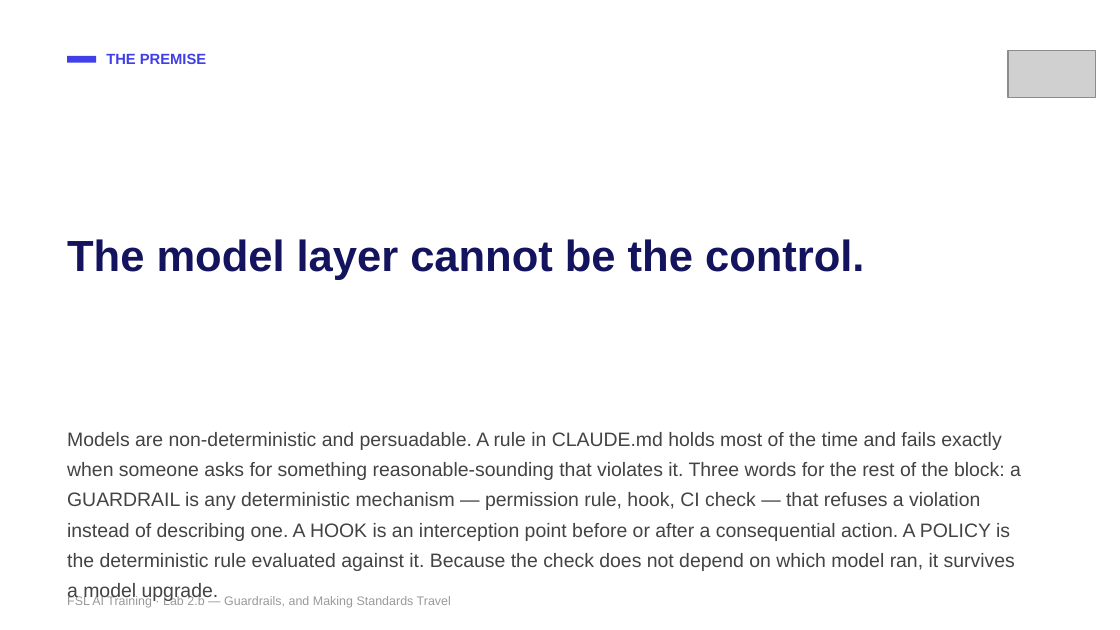
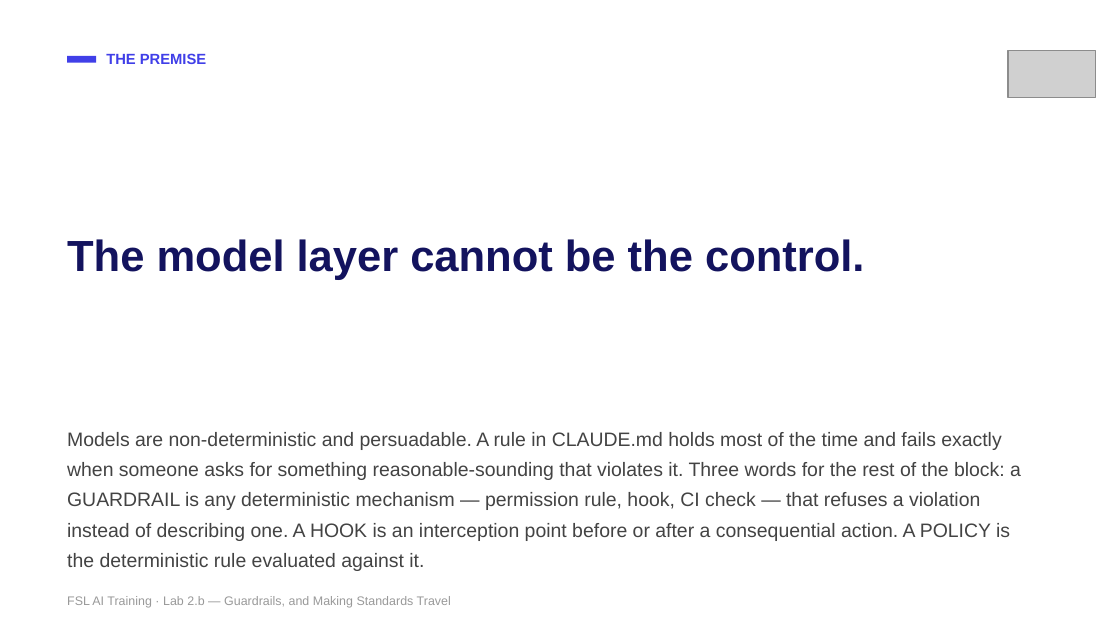
Before and after one commit to mike-tajmajer-fullstacklabs/fsl-taskboard-lab, a slide deck: slide 4 of docs/instructor/lab-2b-guardrails.pptx. Drawn at 1120x630 pixels with LibreOffice and Linux fonts; fonts in the diff are those of the drawing; grey boxes stand for pictures. Boxes give left, top, right and bottom in pixels: in the first picture for what was removed or moved away, otherwise in the second. Text is boxed around its words. In the diff, an @@ line names an element or a change of style, - is before the commit and + after.

```diff
--- a/docs/instructor/lab-2b-guardrails.pptx
+++ b/docs/instructor/lab-2b-guardrails.pptx
@@ text at (67,432,1021,541): text changed @@
-Models are non-deterministic and persuadable. A rule in CLAUDE.md holds most of the time and fails exactly when someone asks for something reasonable-sounding that violates it. Three words for the rest of the block: a GUARDRAIL is any deterministic mechanism — permission rule, hook, CI check — that refuses a violation instead of describing one. A HOOK is an interception point before or after a consequential action. A POLICY is the deterministic rule evaluated against it. Because the check does not depend on which model ran, it survives a model upgrade.
+Models are non-deterministic and persuadable. A rule in CLAUDE.md holds most of the time and fails exactly when someone asks for something reasonable-sounding that violates it. Three words for the rest of the block: a GUARDRAIL is any deterministic mechanism — permission rule, hook, CI check — that refuses a violation instead of describing one. A HOOK is an interception point before or after a consequential action. A POLICY is the deterministic rule evaluated against it.
```
Also in this commit, not shown: 16 other slides changed, 7 slides added, 6 slides removed, 25 other files.
